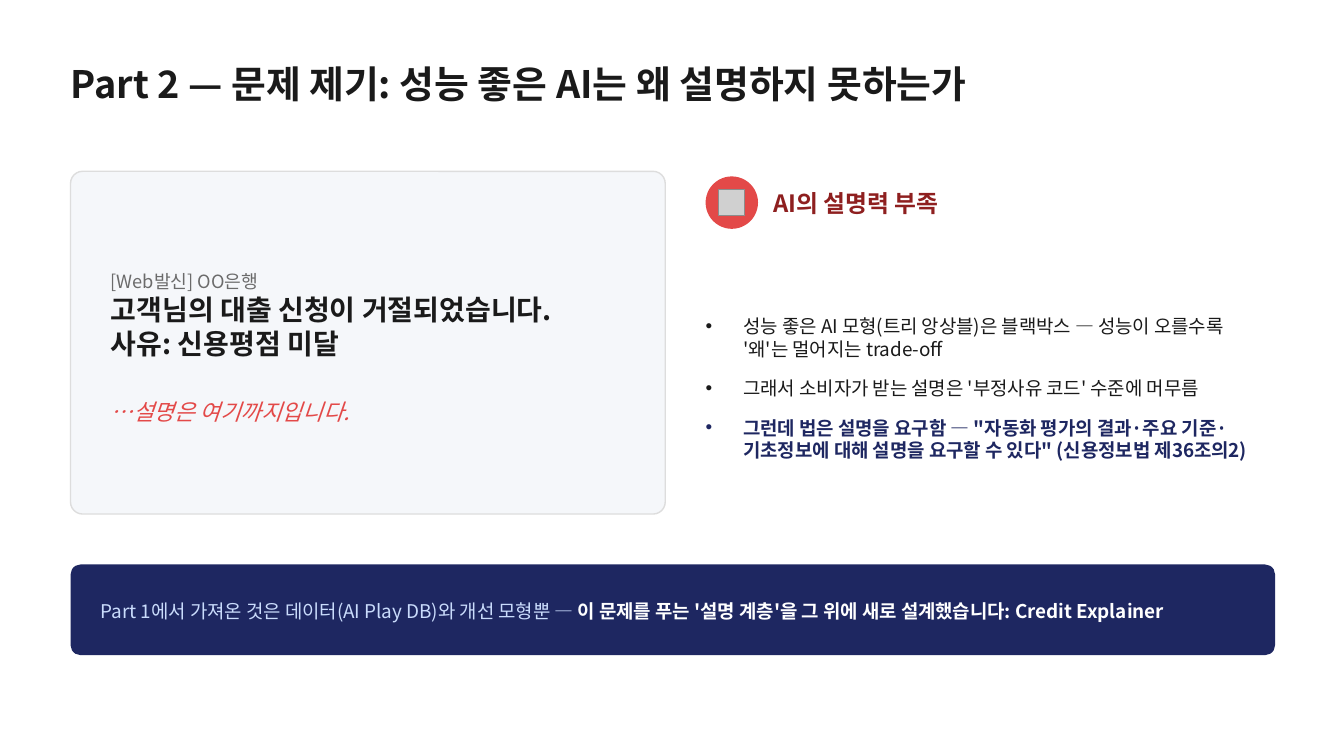
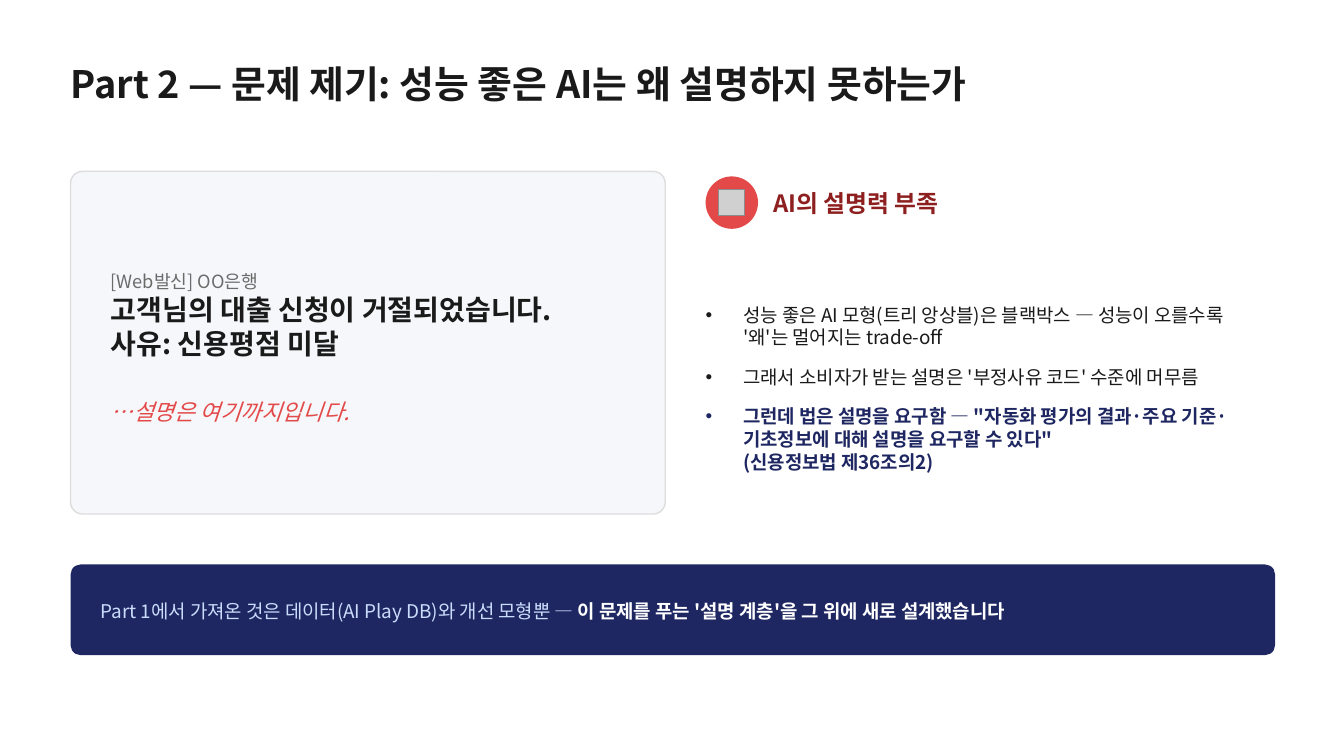
Before and after one commit to gwpark-dev/credit-explainer, a slide deck: slide 5 of CreditExplainer_발표자료_박건우.pptx. Drawn at 1344x756 pixels with LibreOffice and Linux fonts; fonts in the diff are those of the drawing; grey boxes stand for pictures. Boxes give left, top, right and bottom in pixels: in the first picture for what was removed or moved away, otherwise in the second. Text is boxed around its words. In the diff, an @@ line names an element or a change of style, - is before the commit and + after.

```diff
--- a/CreditExplainer_발표자료_박건우.pptx
+++ b/CreditExplainer_발표자료_박건우.pptx
@@ text "성능 좋은 AI 모형(트리 앙상블)은 ..." rewrapped from [743,317,1247,461] to [743,306,1228,473] @@
@@ text at [101,602,1005,623]: text changed; text colour #FFFFFF to #CADCFC; bold off @@
-Part 1에서 가져온 것은 데이터(AI Play DB)와 개선 모형뿐 — 이 문제를 푸는 '설명 계층'을 그 위에 새로 설계했습니다: Credit Explainer
+Part 1에서 가져온 것은 데이터(AI Play DB)와 개선 모형뿐 — 이 문제를 푸는 '설명 계층'을 그 위에 새로 설계했습니다
```
Also in this commit, not shown: 5 other slides changed, 3 slides removed, 4 other files.
